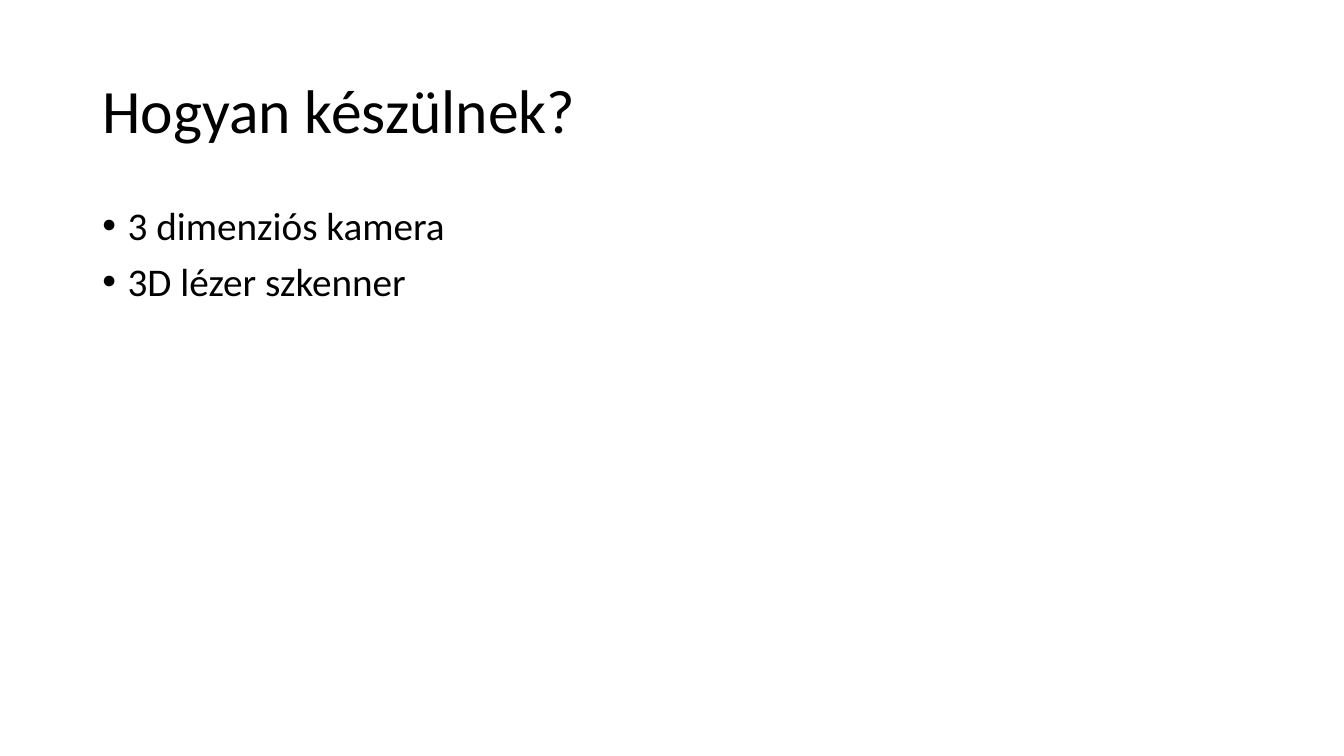
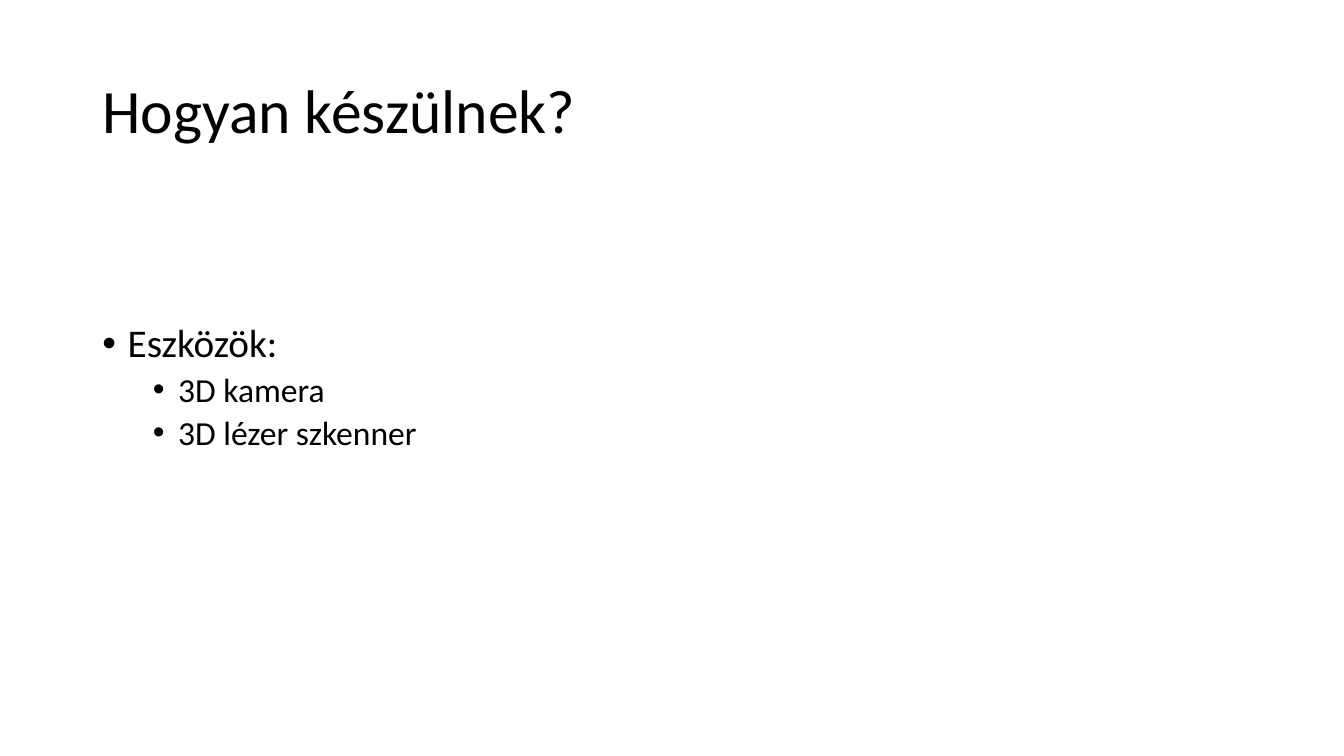
Before and after one commit to csokaandras/paprika, a slide deck: slide 2 of BemutatóCsókaAndrás.pptx. Drawn at 1344x756 pixels with LibreOffice and Linux fonts; fonts in the diff are those of the drawing. Boxes give left, top, right and bottom in pixels: in the first picture for what was removed or moved away, otherwise in the second. Text is boxed around its words. In the diff, an @@ line names an element or a change of style, - is before the commit and + after.

```diff
--- a/BemutatóCsókaAndrás.pptx
+++ b/BemutatóCsókaAndrás.pptx
@@ text at bbox=[128, 329, 324, 403]: text changed @@
-• 3 dimenziós kamera
+• Eszközök:
+  • 3D kamera
@@ text at bbox=[178, 421, 417, 446]: size 28 to 24 pt in "3D lézer szkenner"; list level 1 to 2 in "3D lézer szkenner" @@
```
Also in this commit, not shown: 3 other slides changed, 1 slide added, 1 slide removed.
